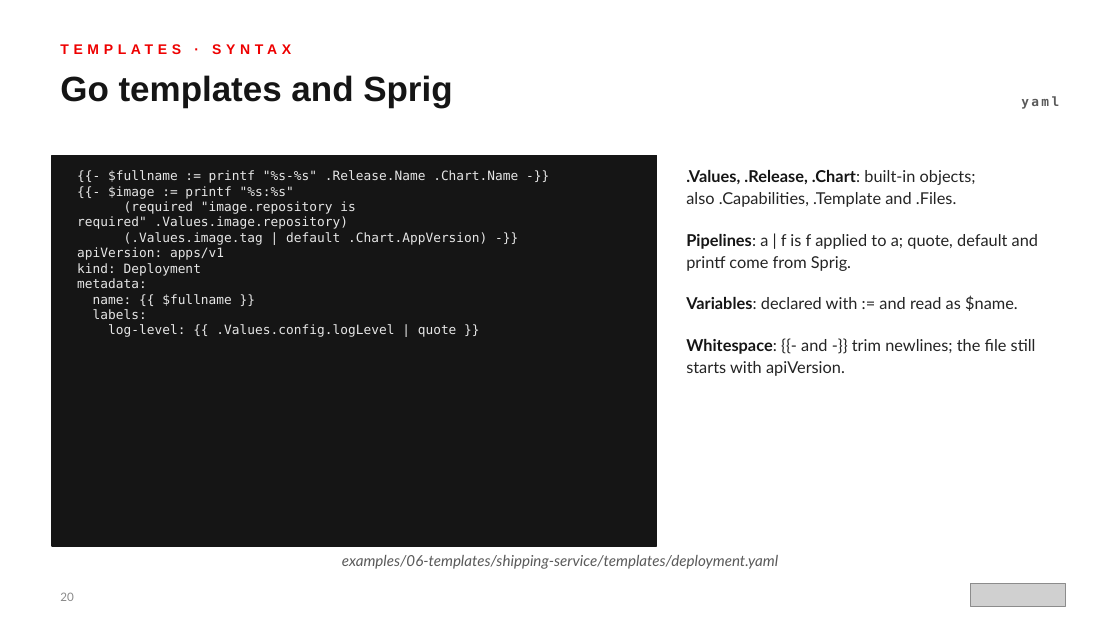
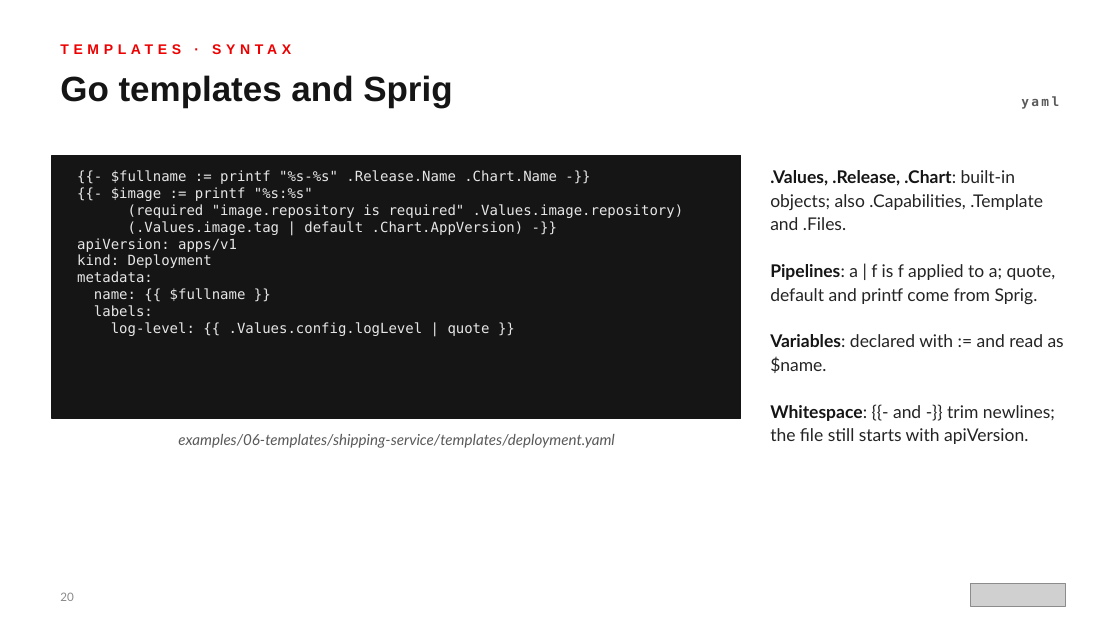
Before and after one commit to patterncatalyst/helm-for-developers, a slide deck: slide 20 of presentation/helm-101/Helm-101-r1.0.pptx. Drawn at 1120x630 pixels with LibreOffice and Linux fonts; fonts in the diff are those of the drawing; grey boxes stand for pictures. Boxes give left, top, right and bottom in pixels: in the first picture for what was removed or moved away, otherwise in the second. Text is boxed around its words. In the diff, an @@ line names an element or a change of style, - is before the commit and + after.

Commit message:
style(r1.0): Helm 101 deck voice pass and readability polish with Red Hat fonts

```diff
--- a/presentation/helm-101/Helm-101-r1.0.pptx
+++ b/presentation/helm-101/Helm-101-r1.0.pptx
@@ rectangle: place and size @@
-rectangle at bbox=[52, 155, 657, 546]
+rectangle at bbox=[52, 155, 741, 418]
@@ text "{{- $fullname := printf "%s-%s" ..." at bbox=[77, 170, 683, 336]: size 11 to 12 pt @@
@@ text ".Values, .Release, .Chart: built-in objects; ...": place and size @@
-text ".Values, .Release, .Chart: built-in objects; ..." at bbox=[686, 170, 1038, 376]
+text ".Values, .Release, .Chart: built-in objects; ..." at bbox=[770, 170, 1064, 444]
@@ text ".Values, .Release, .Chart: built-in objects; ..." at bbox=[770, 170, 1064, 444]: size 14 to 15 pt; more space between paragraphs @@
@@ text "examples/06-templates/shipping-service/templates/deployment. ...": place and size @@
-text "examples/06-templates/shipping-service/templates/deployment. ..." at bbox=[342, 555, 778, 569]
+text "examples/06-templates/shipping-service/templates/deployment. ..." at bbox=[178, 434, 614, 448]
```
Also in this commit, not shown: 21 other slides changed, 2 other files.
